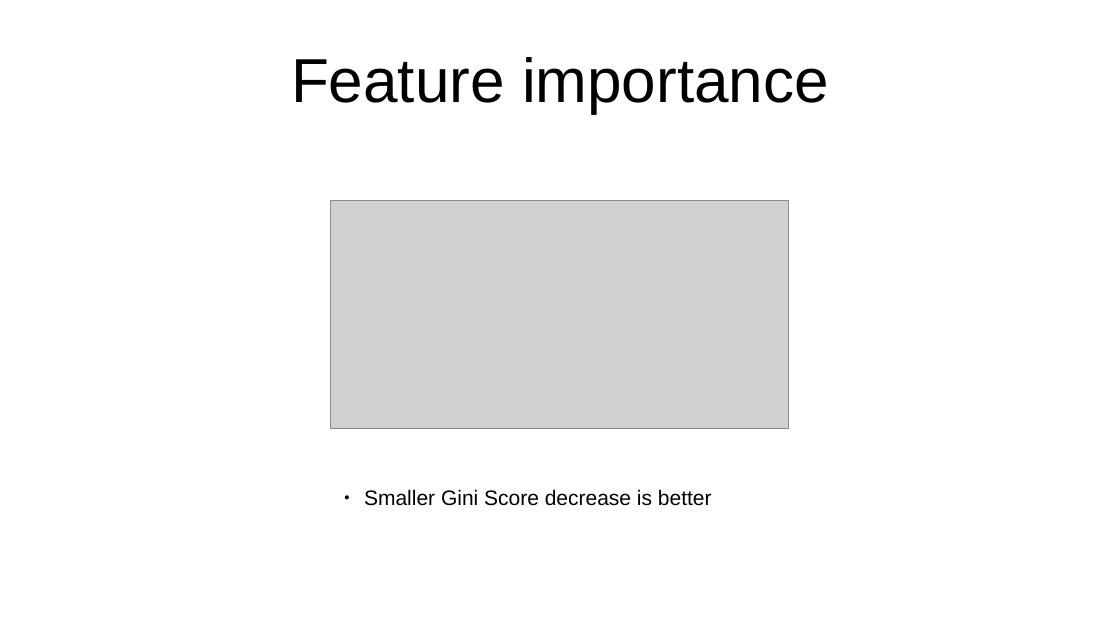
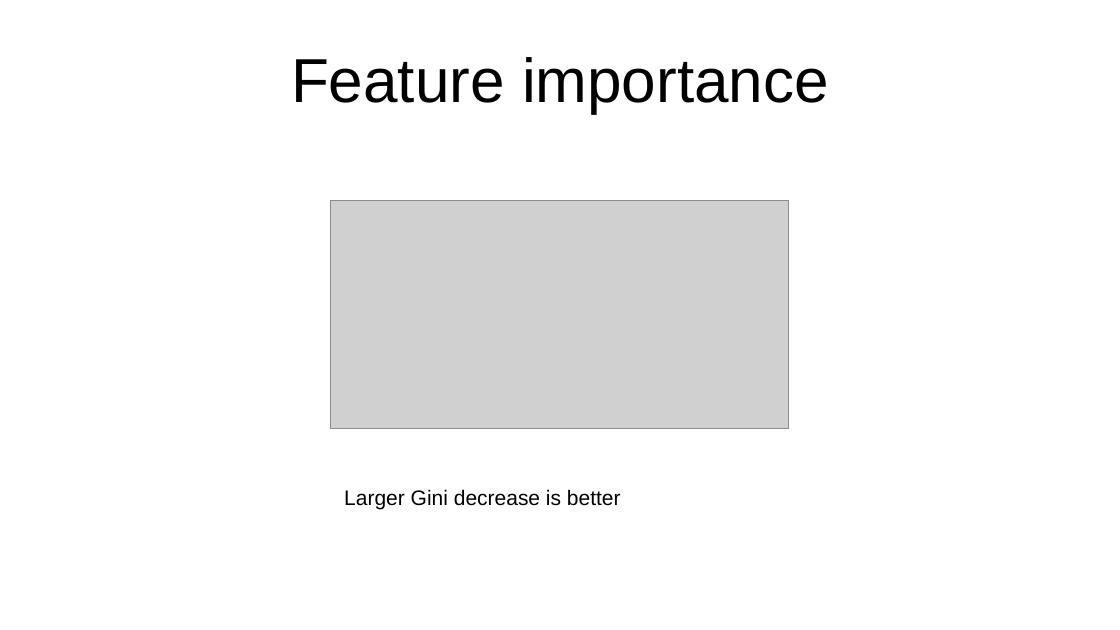
Before and after one commit to crocodoyle/QLS_Projects, a slide deck: slide 9 of Presentation.pptx. Drawn at 1120x630 pixels with LibreOffice and Linux fonts; fonts in the diff are those of the drawing; grey boxes stand for pictures. Boxes give left, top, right and bottom in pixels: in the first picture for what was removed or moved away, otherwise in the second. Text is boxed around its words. In the diff, an @@ line names an element or a change of style, - is before the commit and + after.

Commit message:
fixed small error

```diff
--- a/Presentation.pptx
+++ b/Presentation.pptx
@@ text at box(344, 489, 621, 510): text changed @@
-● Smaller Gini Score decrease is better
+Larger Gini decrease is better
```
